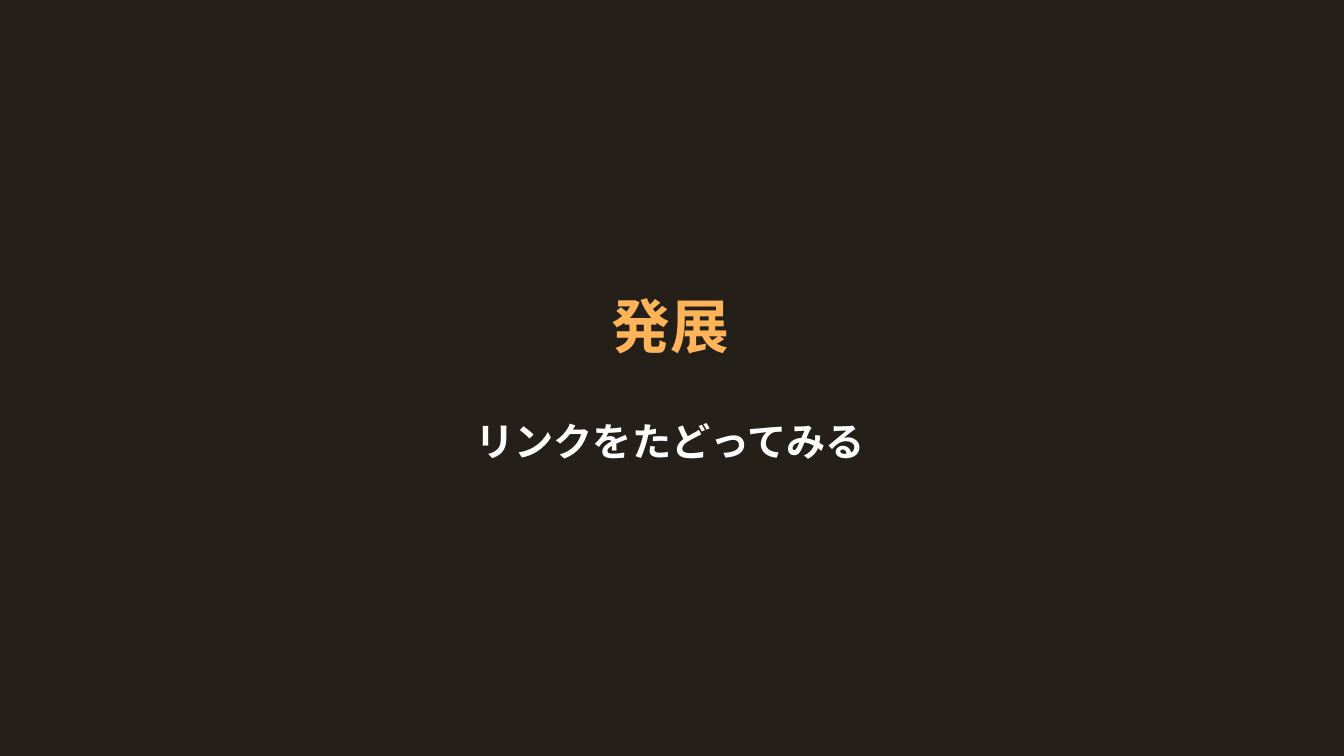
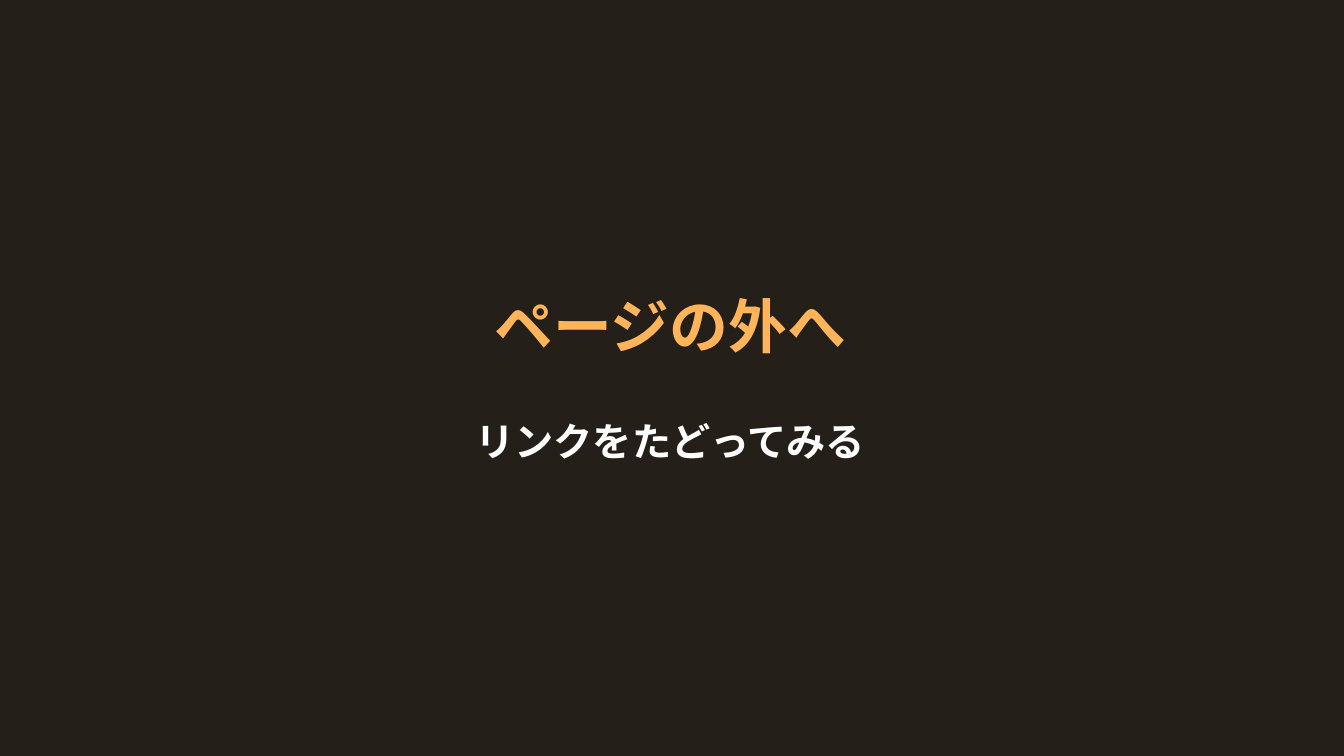
Before and after one commit to yuracode/isshop, a slide deck: slide 46 of docs/slides.pptx (slide 35 before the commit). Drawn at 1344x756 pixels with LibreOffice and Linux fonts; fonts in the diff are those of the drawing. Boxes give left, top, right and bottom in pixels: in the first picture for what was removed or moved away, otherwise in the second. Text is boxed around its words. In the diff, an @@ line names an element or a change of style, - is before the commit and + after.

```diff
--- a/docs/slides.pptx
+++ b/docs/slides.pptx
@@ text at [494,298,846,354]: text changed @@
-発展
+ページの外へ
```
Also in this commit, not shown: 5 other slides changed, 11 slides added, 15 other files.
